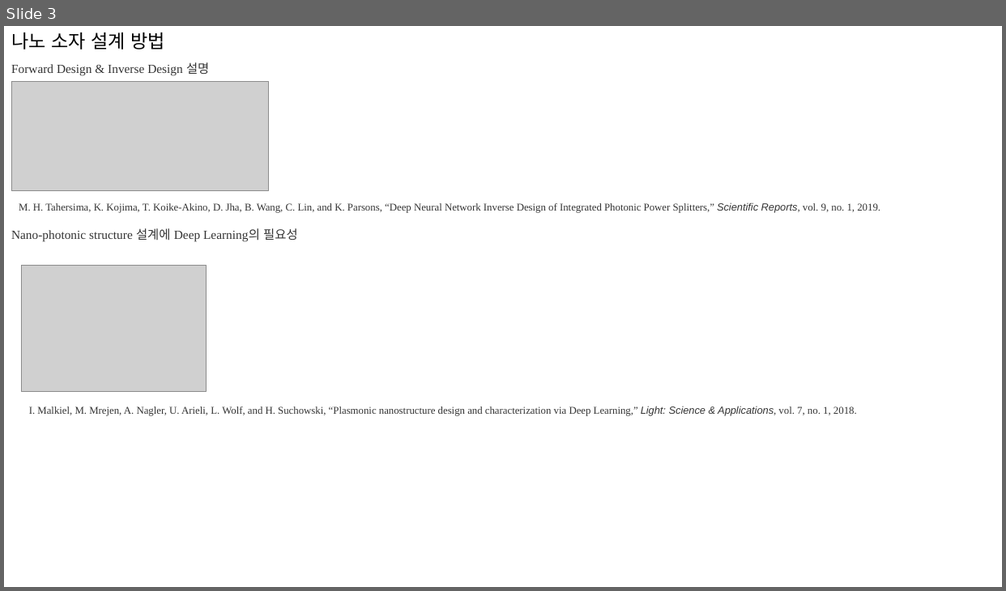
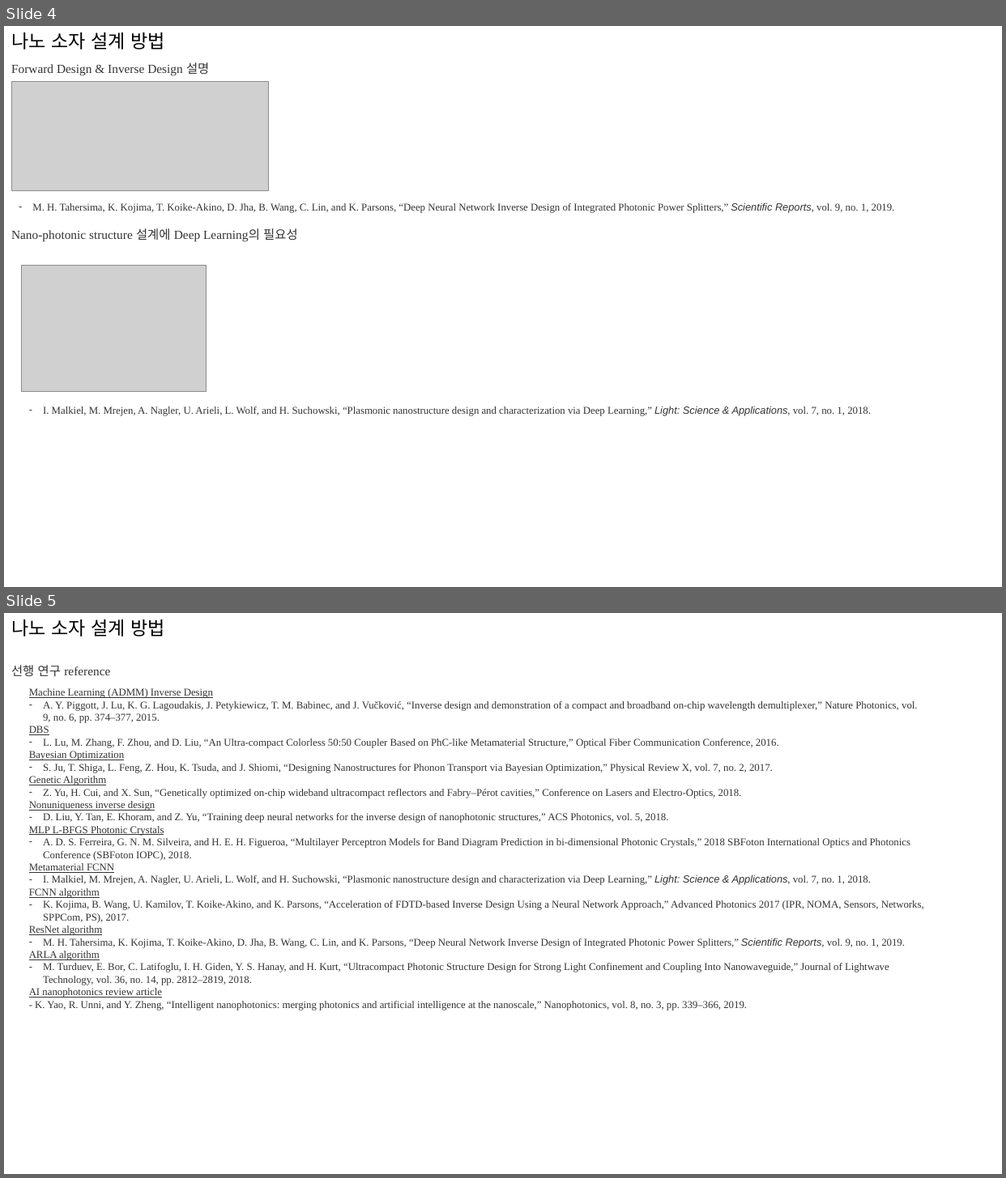
Before and after one commit to jglee96/NBTP_Lab, a slide deck: 개인/석사학위논문/구상.pptx. Shown one above the other, each under a label of ours: slide 3 before the commit, slides 4 and 5 after it. The pictures are 1006x591 and 1006x1178 pixels, drawn with LibreOffice and Linux fonts; fonts in the diff are those of the drawing; grey boxes stand for pictures. Boxes give left, top, right and bottom in pixels: in the first picture for what was removed or moved away, otherwise in the second. Text is boxed around its words. In the diff, an @@ line names an element or a change of style, - is before the commit and + after.

```diff
--- a/개인/석사학위논문/구상.pptx
+++ b/개인/석사학위논문/구상.pptx
@@ slide 5 added at [4, 613, 1002, 1174], background #FFFFFF @@
@@ text added at [11, 619, 165, 636], 18 pt, text #000000 @@
+나노 소자 설계 방법
@@ text added at [11, 665, 110, 676], 12 pt, text #333333 @@
+선행 연구 reference
@@ text added at [29, 688, 924, 1011], 10 pt, text #333333 @@
+Machine Learning (ADMM) Inverse Design
+– A. Y. Piggott, J. Lu, K. G. Lagoudakis, J. Petykiewicz, T. M. Babinec, and J. Vučković, “Inverse design and demonstration of a compact and broadband on-chip wavelength demultiplexer,” Nature Photonics, vol. 9, no. 6, pp. 374–377, 2015.
+DBS
+– L. Lu, M. Zhang, F. Zhou, and D. Liu, “An Ultra-compact Colorless 50:50 Coupler Based on PhC-like Metamaterial Structure,” Optical Fiber Communication Conference, 2016.
+Bayesian Optimization
+– S. Ju, T. Shiga, L. Feng, Z. Hou, K. Tsuda, and J. Shiomi, “Designing Nanostructures for Phonon Transport via Bayesian Optimization,” Physical Review X, vol. 7, no. 2, 2017.
+Genetic Algorithm
+– Z. Yu, H. Cui, and X. Sun, “Genetically optimized on-chip wideband ultracompact reflectors and Fabry–Pérot cavities,” Conference on Lasers and Electro-Optics, 2018.
+Nonuniqueness inverse design
+– D. Liu, Y. Tan, E. Khoram, and Z. Yu, “Training deep neural networks for the inverse design of nanophotonic structures,” ACS Photonics, vol. 5, 2018.
+MLP L-BFGS Photonic Crystals
+– A. D. S. Ferreira, G. N. M. Silveira, and H. E. H. Figueroa, “Multilayer Perceptron Models for Band Diagram Prediction in bi-dimensional Photonic Crystals,” 2018 SBFoton International Optics and Photonics Conference (SBFoton IOPC), 2018.
+Metamaterial FCNN
+– I. Malkiel, M. Mrejen, A. Nagler, U. Arieli, L. Wolf, and H. Suchowski, “Plasmonic nanostructure design and characterization via Deep Learning,” Light: Science & Applications, vol. 7, no. 1, 2018.
+FCNN algorithm
+– K. Kojima, B. Wang, U. Kamilov, T. Koike-Akino, and K. Parsons, “Acceleration of FDTD-based Inverse Design Using a Neural Network Approach,” Advanced Photonics 2017 (IPR, NOMA, Sensors, Networks, SPPCom, PS), 2017.
+ResNet algorithm
+– M. H. Tahersima, K. Kojima, T. Koike-Akino, D. Jha, B. Wang, C. Lin, and K. Parsons, “Deep Neural Network Inverse Design of Integrated Photonic Power Splitters,” Scientific Reports, vol. 9, no. 1, 2019.
+ARLA algorithm
+– M. Turduev, E. Bor, C. Latifoglu, I. H. Giden, Y. S. Hanay, and H. Kurt, “Ultracompact Photonic Structure Design for Strong Light Confinement and Coupling Into Nanowaveguide,” Journal of Lightwave Technology, vol. 36, no. 14, pp. 2812–2819, 2018.
+AI nanophotonics review article
+- K. Yao, R. Unni, and Y. Zheng, “Intelligent nanophotonics: merging photonics and artificial intelligence at the nanoscale,” Nanophotonics, vol. 8, no. 3, pp. 339–366, 2019.
@@ what was slide 3 is now slide 4 @@
@@ slide 4 changed as well @@
@@ text "M. H. Tahersima, K. Kojima, ..." at [32, 203, 895, 213]: bullet none to - @@
@@ text "I. Malkiel, M. Mrejen, A. ..." at [43, 406, 871, 416]: bullet none to - @@
```
Also in this commit, not shown: 1 other slide changed, 2 other slides added, 1 slide removed, 19 other files.
